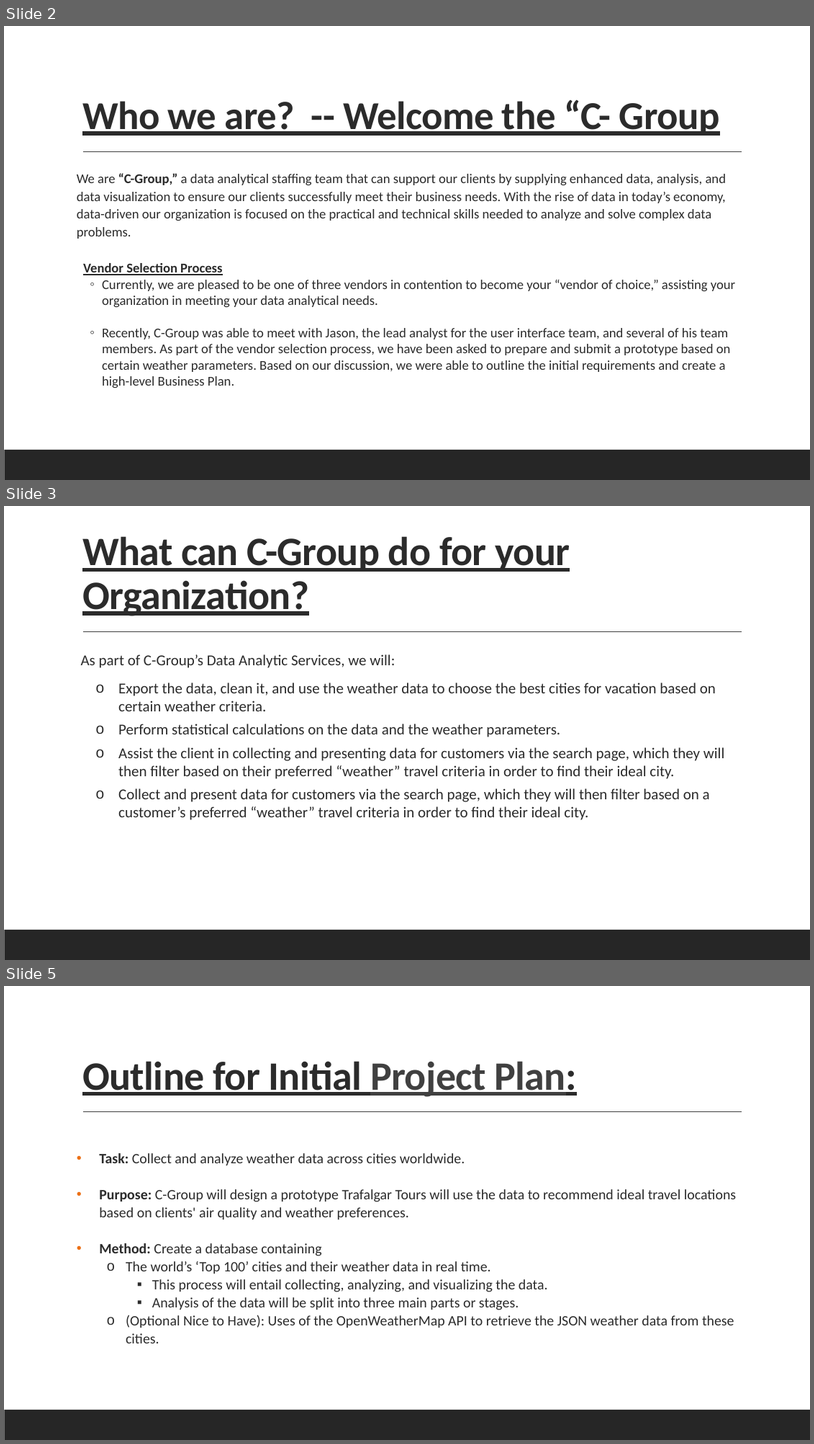
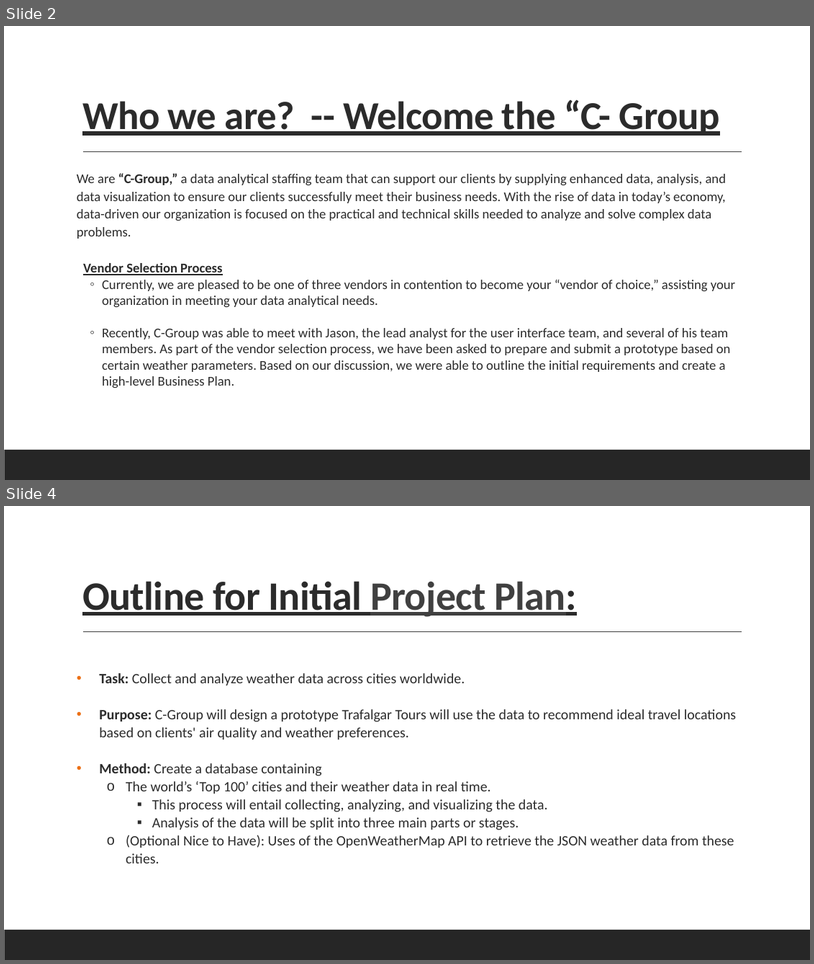
Before and after one commit to LouFoster/Group-C_FinalProject, a slide deck: C-Group v3_Final.pptx. Shown one above the other, each under a label of ours: slides 2, 3 and 5 before the commit, slides 2 and 4 after it; the slides between them are not shown. The pictures are 814x1444 and 814x964 pixels, drawn with LibreOffice and Linux fonts; fonts in the diff are those of the drawing. Boxes give left, top, right and bottom in pixels: in the first picture for what was removed or moved away, otherwise in the second. Text is boxed around its words. In the diff, an @@ line names an element or a change of style, - is before the commit and + after.

```diff
--- a/C-Group v3_Final.pptx
+++ b/C-Group v3_Final.pptx
@@ slide 3 removed at <box>4,506,810,960</box>, background #FFFFFF; not listed: 2 template elements that a slide beside it also shows @@
@@ title removed at <box>82,536,570,616</box> @@
-What can C-Group do for your Organization?
@@ text removed at <box>81,654,725,820</box> @@
-  As part of C-Group’s Data Analytic Services, we will:
-  o Export the data, clean it, and use the weather data to choose the best cities for vacation based on certain weather criteria.
-  o Perform statistical calculations on the data and the weather parameters.
-  o Assist the client in collecting and presenting data for customers via the search page, which they will then filter based on their preferred “weather” travel criteria in order to find their ideal city.
-  o Collect and present data for customers via the search page, which they will then filter based on a customer’s preferred “weather” travel criteria in order to find their ideal city.
@@ what was slide 5 is now slide 4 @@
```
Also in this commit, not shown: 1 slide changed.
